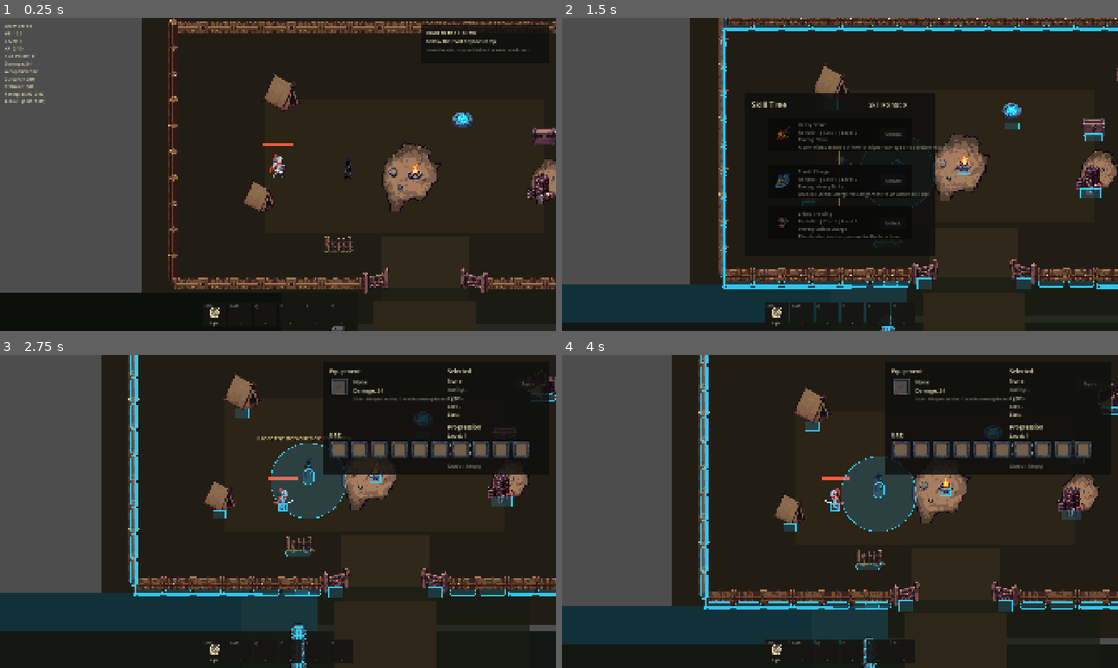
Above: before the commit, frames 1-4 (two rows, left to right).
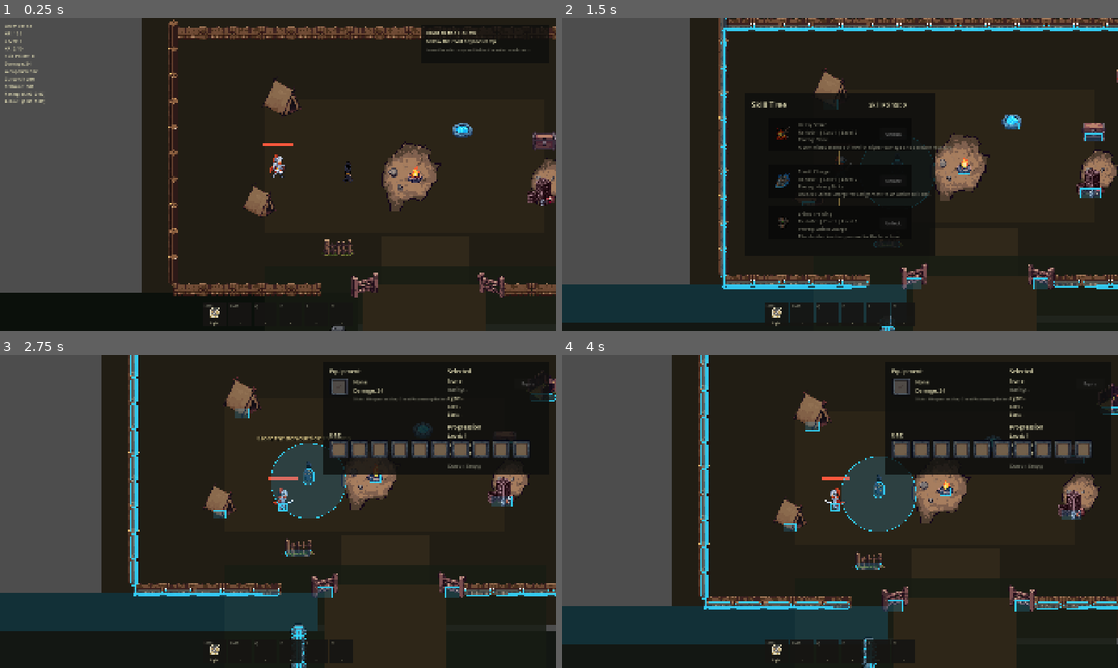
Above: after the commit, the same moments.

Repository: wq1456728/prototype-alpha
Game: Godot game, scene res://scenes/world/main_world.tscn
Same seed, same stepped clock (60 frames per second), same inputs: the game is played once before the commit and once after it. Sound files missing from this copy of the repository are replaced by a short silence.
Inputs (mouse positions are in pixels of both pictures, inside the frame that each line leads up to):
- Up to frame 1 (0.25 s): no input
- Up to frame 2 (1.5 s): tap Enter at 0.5 s; move the mouse to (962, 158) at 0.52 s; hold Right (ui_right) 0.53-1.28 s; tap P at 0.6 s; click (962, 158) at 0.67 s; tap Space at 0.77 s; move the mouse to (728, 190) at 1.27 s; hold Down (ui_down) from 1.28 s (still down); tap K at 1.35 s
- Up to frame 3 (2.75 s): tap Space at 1.52 s; move the mouse to (333, 442) at 2.02 s; release Down (ui_down) at 2.03 s; hold Right (ui_right) from 2.03 s (still down); tap B at 2.1 s
- Up to frame 4 (4 s): move the mouse to (812, 574) at 2.77 s; release Right (ui_right) at 2.78 s; hold Up (ui_up) 2.78-3.53 s; tap R at 2.85 s; click (812, 574) at 2.92 s; tap Space at 3.02, 3.77 s; move the mouse to (1006, 558) at 3.52 s; hold Left (ui_left) from 3.53 s (still down); tap Tab at 3.6 s

The runs differ from the first frame. In frame 1, 6.2% of the frame differs, in the area x 30-100%, y 0-90%; in frame 2, 5.1%; in frame 3, 4.1%; in frame 4, 4.0%.

Commit message:
Align camp sprite anchors to visible feet

Diff:
--- a/scripts/world/main_world.gd
+++ b/scripts/world/main_world.gd
@@ -10,6 +10,7 @@
 const TOWN_BOUNDARY_COLLISION_THICKNESS := 8.0
 const MAIN_WORLD_DYNAMIC_Z_OFFSET := 1200.0
 const FIXED_TOWN_STATIC_Z := -2600
+const CAMP_ALPHA_VISIBLE_THRESHOLD := 0.05
 const CAMP_ASSETS := {
 	"wood_fence_straight": "res://assets/sprites/props/camp_01/prop_camp01_wood_fence_straight_96_a.png",
 	"wood_fence_side": "res://assets/sprites/props/camp_01/prop_camp01_wood_fence_side_pixellab_64.png",
@@ -151,10 +152,10 @@
 
 	var start := get_town_exit_socket_position()
 	var end := get_camp_entrance_position()
-	var top := minf(start.y, end.y)
+	var top := minf(start.y, end.y) - 48.0
 	var bottom := maxf(start.y, end.y)
-	_add_town_rect(transition_chunk, "FixedTransitionRoad", Rect2(Vector2(start.x - 150, top), Vector2(300, bottom - top + 110)), Color(0.18, 0.15, 0.095, 1.0), -116)
-	_add_town_rect(transition_chunk, "FixedTransitionField", Rect2(Vector2(start.x - 420, top - 40), Vector2(840, bottom - top + 180)), Color(0.09, 0.108, 0.074, 0.72), -121)
+	_add_town_rect(transition_chunk, "FixedTransitionRoad", Rect2(Vector2(start.x - 180, top), Vector2(360, bottom - top + 130)), Color(0.18, 0.15, 0.095, 1.0), -116)
+	_add_town_rect(transition_chunk, "FixedTransitionField", Rect2(Vector2(start.x - 470, top - 56), Vector2(940, bottom - top + 210)), Color(0.09, 0.108, 0.074, 0.82), -121)
 
 	wilderness_start_socket = Marker2D.new()
 	wilderness_start_socket.name = "WildernessStartSocket"
@@ -326,8 +327,8 @@
 	var right_x := MAIN_WORLD_TOWN_BOUNDS.end.x - 95.0
 	var top_y := MAIN_WORLD_TOWN_BOUNDS.position.y + 85.0
 	var bottom_y := MAIN_WORLD_TOWN_BOUNDS.end.y - 85.0
-	var gate_left_x := _town_center_x() - 145.0
-	var gate_right_x := _town_center_x() + 145.0
+	var gate_left_x := _town_center_x() - 176.0
+	var gate_right_x := _town_center_x() + 196.0
 	var horizontal_spacing := 86.0
 	var vertical_spacing := 76.0
 	var horizontal_fence_collision := Vector2(77, 18)
@@ -342,15 +343,14 @@
 
 	segment_index = 0
 	x = left_x + horizontal_spacing * 0.5
-	while x < gate_left_x - 94.0:
+	while x < gate_left_x - 128.0:
 		_add_camp_prop_body(parent, "SouthWestFence%02d" % segment_index, _camp_asset("wood_fence_straight"), Vector2(x, bottom_y), 1.12, "capsule_h", horizontal_fence_collision, horizontal_fence_offset)
 		segment_index += 1
 		x += horizontal_spacing
-	_add_camp_prop_body(parent, "SouthWestFenceGateJoin", _camp_asset("wood_fence_straight"), Vector2(gate_left_x - 82.0, bottom_y), 1.12, "capsule_h", horizontal_fence_collision, horizontal_fence_offset)
 
 	segment_index = 0
-	_add_camp_prop_body(parent, "SouthEastFenceGateJoin", _camp_asset("wood_fence_straight"), Vector2(gate_right_x + 82.0, bottom_y), 1.12, "capsule_h", horizontal_fence_collision, horizontal_fence_offset)
-	x = gate_right_x + 82.0 + horizontal_spacing
+	_add_camp_prop_body(parent, "SouthEastFenceGateJoin", _camp_asset("wood_fence_straight"), Vector2(gate_right_x + 74.0, bottom_y), 1.12, "capsule_h", horizontal_fence_collision, horizontal_fence_offset)
+	x = gate_right_x + 74.0 + horizontal_spacing
 	while x < right_x - horizontal_spacing * 0.5:
 		_add_camp_prop_body(parent, "SouthEastFence%02d" % segment_index, _camp_asset("wood_fence_straight"), Vector2(x, bottom_y), 1.12, "capsule_h", horizontal_fence_collision, horizontal_fence_offset)
 		segment_index += 1
@@ -431,10 +431,7 @@
 	sprite.flip_h = sprite_flip_h
 	sprite.texture_filter = CanvasItem.TEXTURE_FILTER_NEAREST
 	if texture != null:
-		var size := texture.get_size() * scale_value
-		if absf(sprite_rotation) > 0.01:
-			size = Vector2(size.y, size.x)
-		sprite.position = sprite_offset + Vector2(0, -size.y * 0.5)
+		sprite.position = sprite_offset + _sprite_visible_foot_offset(texture, scale_value, sprite_rotation)
 	else:
 		sprite.position = sprite_offset
 	body.add_child(sprite)
@@ -495,8 +492,7 @@
 	animated.scale = Vector2(scale_value, scale_value)
 	animated.texture_filter = CanvasItem.TEXTURE_FILTER_NEAREST
 	if not frames.is_empty() and frames[0] is Texture2D:
-		var size := (frames[0] as Texture2D).get_size() * scale_value
-		animated.position = sprite_offset + Vector2(0, -size.y * 0.5)
+		animated.position = sprite_offset + _sprite_visible_foot_offset(frames[0] as Texture2D, scale_value, 0.0)
 	else:
 		animated.position = sprite_offset
 	body.add_child(animated)
@@ -560,6 +556,36 @@
 		if texture != null:
 			frames.append(texture)
 	return frames
+
+
+func _sprite_visible_foot_offset(texture: Texture2D, scale_value: float, sprite_rotation: float) -> Vector2:
+	var visible := _texture_visible_bounds(texture)
+	var texture_size := texture.get_size()
+	var foot := Vector2(visible.position.x + visible.size.x * 0.5, visible.end.y)
+	var offset := (texture_size * 0.5 - foot) * scale_value
+	if absf(sprite_rotation) <= 0.01:
+		return offset
+	return offset.rotated(sprite_rotation)
+
+
+func _texture_visible_bounds(texture: Texture2D) -> Rect2:
+	var image := texture.get_image()
+	if image == null:
+		return Rect2(Vector2.ZERO, texture.get_size())
+	var min_x := image.get_width()
+	var min_y := image.get_height()
+	var max_x := -1
+	var max_y := -1
+	for y in range(image.get_height()):
+		for x in range(image.get_width()):
+			if image.get_pixel(x, y).a > CAMP_ALPHA_VISIBLE_THRESHOLD:
+				min_x = mini(min_x, x)
+				min_y = mini(min_y, y)
+				max_x = maxi(max_x, x)
+				max_y = maxi(max_y, y)
+	if max_x < min_x or max_y < min_y:
+		return Rect2(Vector2.ZERO, texture.get_size())
+	return Rect2(float(min_x), float(min_y), float(max_x - min_x + 1), float(max_y - min_y + 1))
 
 
 func _add_placeholder_body(parent: Node, body_name: String, position: Vector2, color: Color, size: Vector2 = Vector2(64, 96)) -> StaticBody2D:
--- a/tools/smoke_task30_camp_assembly.gd
+++ b/tools/smoke_task30_camp_assembly.gd
@@ -24,6 +24,8 @@
 	if not _validate_fence_orientation(scene):
 		return
 	if not _validate_interaction_placeholder(scene):
+		return
+	if not _validate_visible_foot_alignment(scene):
 		return
 	if not _validate_fixed_town_z_sort(scene):
 		return
@@ -191,6 +193,88 @@
 	return true
 
 
+func _validate_visible_foot_alignment(scene: Node) -> bool:
+	for path in [
+		"FixedTown/Interactables/StashPlaceholder",
+		"FixedTown/Interactables/WaypointPlaceholder",
+		"FixedTown/Interactables/CampfireIdle",
+		"FixedTown/Props/CampSupplyStack",
+	]:
+		var body := scene.get_node(path) as Node2D
+		if body == null:
+			_fail("missing_alignment_target=%s" % path)
+			return false
+		var visual_bottom := _visual_bottom_y(body)
+		var collision_bottom := _collision_bottom_y(body)
+		if absf(visual_bottom - collision_bottom) > 2.0:
+			_fail("visible_collision_foot_mismatch path=%s visual=%.2f collision=%.2f" % [path, visual_bottom, collision_bottom])
+			return false
+	return true
+
+
+func _visual_bottom_y(body: Node2D) -> float:
+	var sprite := body.get_node_or_null("Sprite2D") as Sprite2D
+	if sprite != null and sprite.texture != null:
+		return _sprite_visible_bottom_y(sprite, sprite.texture)
+	var animated := body.get_node_or_null("AnimatedSprite2D") as AnimatedSprite2D
+	if animated != null and animated.sprite_frames != null:
+		var texture := animated.sprite_frames.get_frame_texture("idle", 0)
+		if texture != null:
+			return _sprite_visible_bottom_y(animated, texture)
+	return body.global_position.y
+
+
+func _sprite_visible_bottom_y(item: Node2D, texture: Texture2D) -> float:
+	var visible := _texture_visible_bounds(texture)
+	var half_size := texture.get_size() * 0.5
+	var local_bottom := Vector2(visible.position.x + visible.size.x * 0.5, visible.end.y) - half_size
+	return (item.global_transform * local_bottom).y
+
+
+func _texture_visible_bounds(texture: Texture2D) -> Rect2:
+	var image := texture.get_image()
+	if image == null:
+		return Rect2(Vector2.ZERO, texture.get_size())
+	var min_x := image.get_width()
+	var min_y := image.get_height()
+	var max_x := -1
+	var max_y := -1
+	for y in range(image.get_height()):
+		for x in range(image.get_width()):
+			if image.get_pixel(x, y).a > 0.05:
+				min_x = mini(min_x, x)
+				min_y = mini(min_y, y)
+				max_x = maxi(max_x, x)
+				max_y = maxi(max_y, y)
+	if max_x < min_x or max_y < min_y:
+		return Rect2(Vector2.ZERO, texture.get_size())
+	return Rect2(float(min_x), float(min_y), float(max_x - min_x + 1), float(max_y - min_y + 1))
+
+
+func _collision_bottom_y(body: Node2D) -> float:
+	var bottom := -INF
+	for child in body.get_children():
+		var shape_node := child as CollisionShape2D
+		if shape_node != null and shape_node.shape != null:
+			bottom = maxf(bottom, _shape_bottom_y(shape_node))
+	return bottom if bottom > -INF else body.global_position.y
+
+
+func _shape_bottom_y(shape_node: CollisionShape2D) -> float:
+	if shape_node.shape is RectangleShape2D:
+		var rectangle := shape_node.shape as RectangleShape2D
+		return shape_node.global_position.y + rectangle.size.y * 0.5
+	if shape_node.shape is CircleShape2D:
+		var circle := shape_node.shape as CircleShape2D
+		return shape_node.global_position.y + circle.radius
+	if shape_node.shape is CapsuleShape2D:
+		var capsule := shape_node.shape as CapsuleShape2D
+		if absf(shape_node.global_rotation) > 0.5:
+			return shape_node.global_position.y + capsule.radius
+		return shape_node.global_position.y + capsule.height * 0.5
+	return shape_node.global_position.y
+
+
 func _motion_is_clear(player: CharacterBody2D, from_position: Vector2, motion: Vector2) -> bool:
 	var original := player.global_transform
 	var params := PhysicsTestMotionParameters2D.new()
